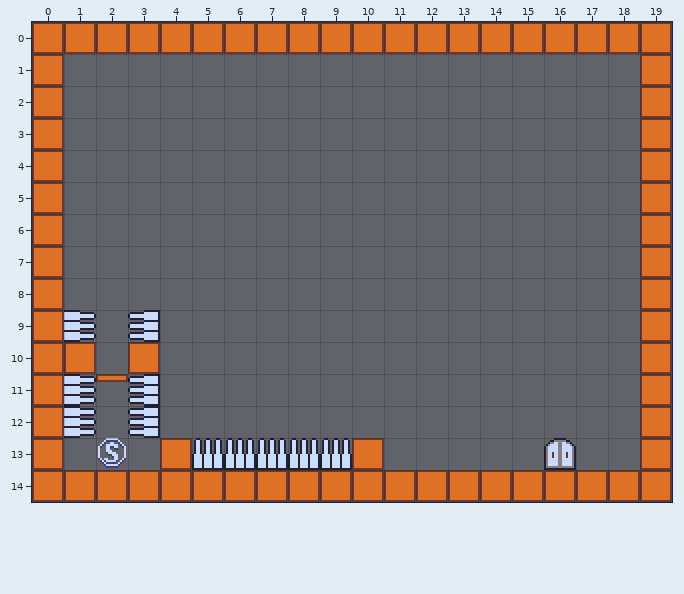
One commit to this Tiled map: InstantDeath/assets/data/001.tmx. Above is the file before it was changed.
Cells are 16x16 px. Shown: x 0..19, y 0..14.
New version:
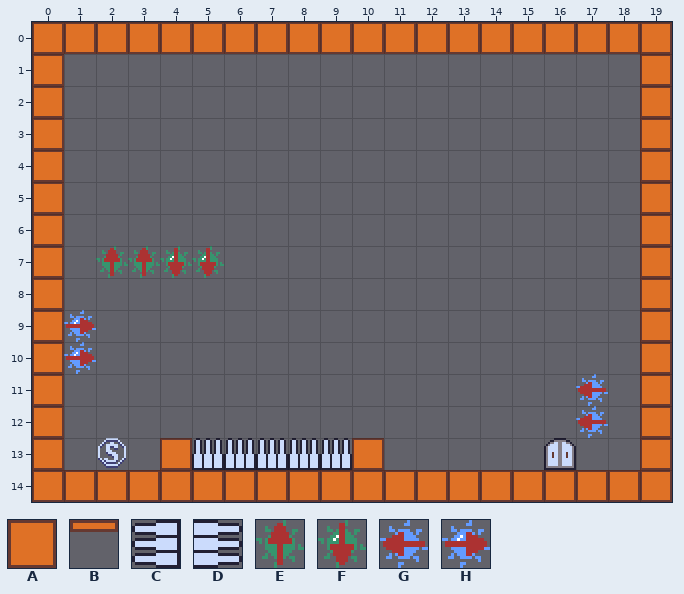
Key: from "tileset": A 0, B 1, C 17, D 18, E 20, F 21, G 22, H 23.
_ is an empty cell, . an unchanged one.
Edits made:
--- layer "object"
@@ x 2..5 @@
- 7 ____
+ 7 EEFF
@@ x 1..17 @@
- 9 D.C..............
-10 A.A..............
-11 DBC............._
-12 D.C............._
+ 9 H._..............
+10 H._..............
+11 ___.............G
+12 _._.............G
Changed places in both pictures, as pixel boxes (x1, y1, x2, y2):
added: (96, 246, 224, 278)
changed: (64, 310, 160, 438)
added: (576, 374, 608, 438)
